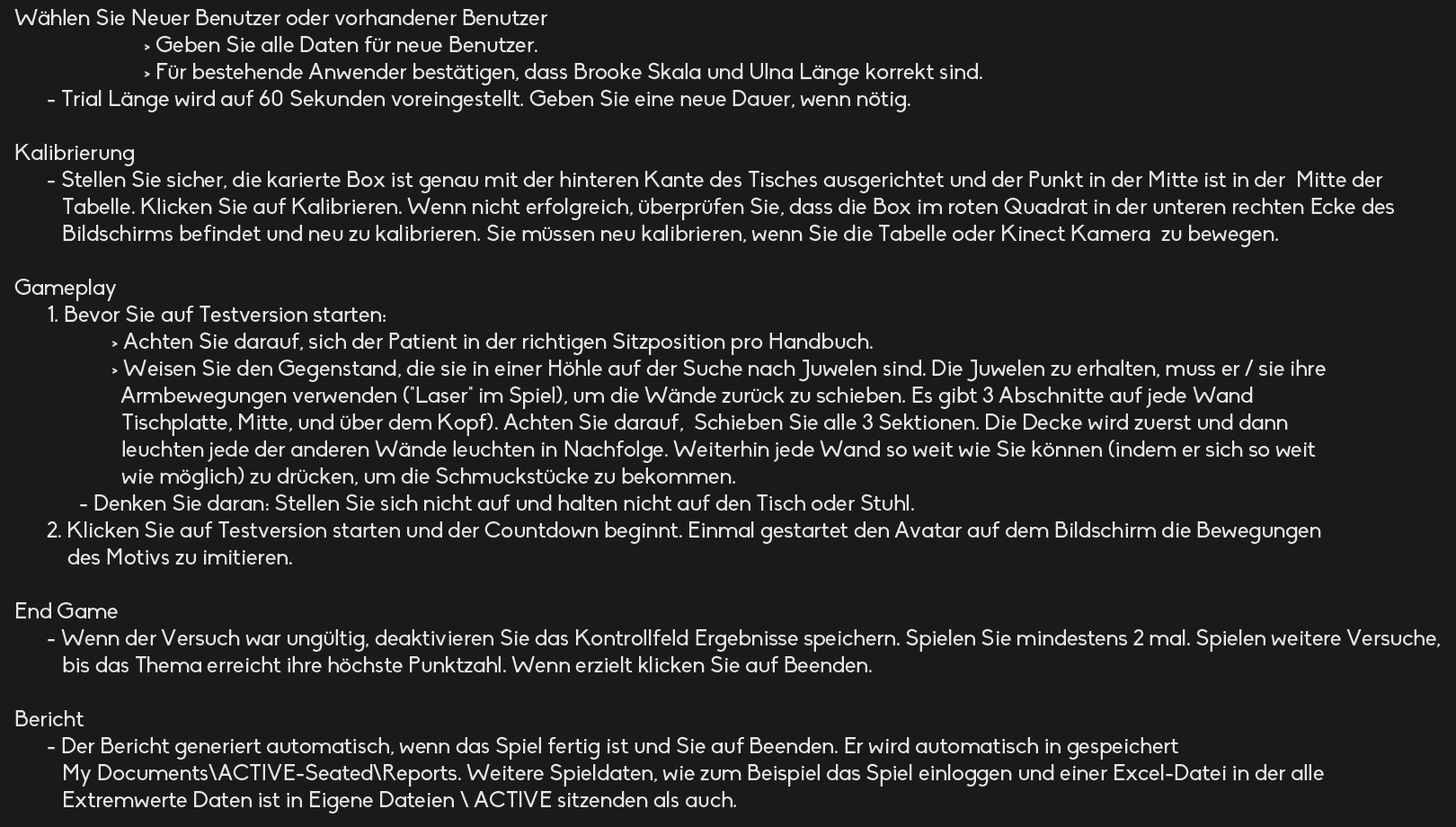
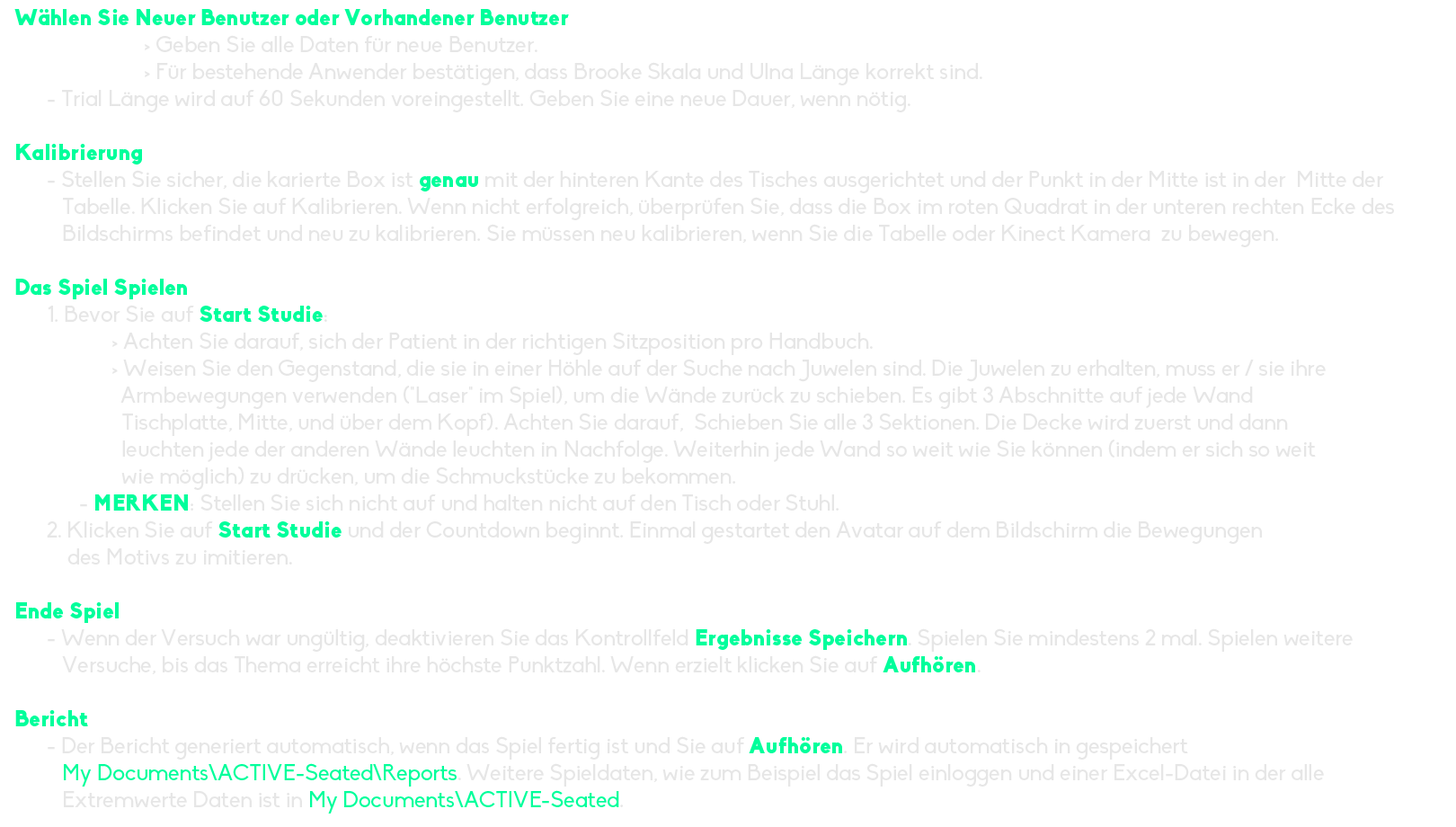
Layered file, before and after one edit (1456px x 827px). Changes by layer:
renamed "Wählen Sie Neuer Benutzer oder vorhandener Benutzer > Gebe" to "Wählen Sie Neuer Benutzer oder Vorhandener Benutzer > Gebe", painted on it over (x1=14, y1=8, x2=1440, y2=814)
hid "Layer 1" over (x1=0, y1=0, x2=1456, y2=827)
